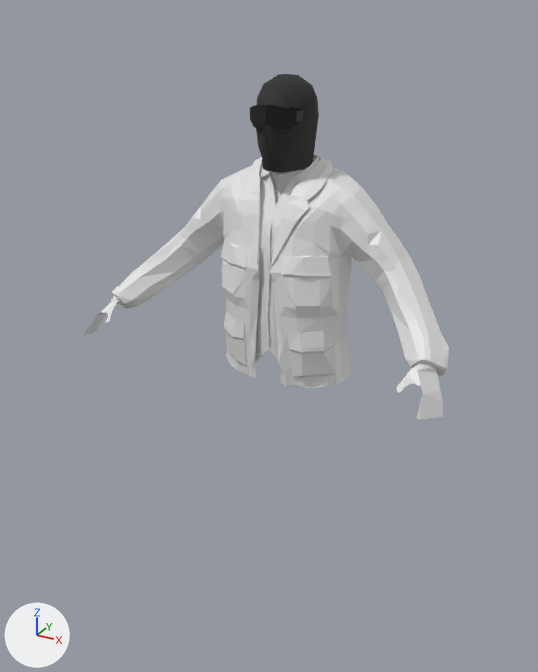
The Blender file assets/enemy_high_poly.blend, before and after one commit.
Before and after are seen from a 50 mm lens placed at (0.956, -1.886, 1.881), pointed at (-0.03, -0.093, 0.984). Lighting does not change. The marker at lower left points along +X, +Y and +Z. The picture after the commit comes second.

Objects in the first picture: 'Head', 'Sphere', 'char1'.
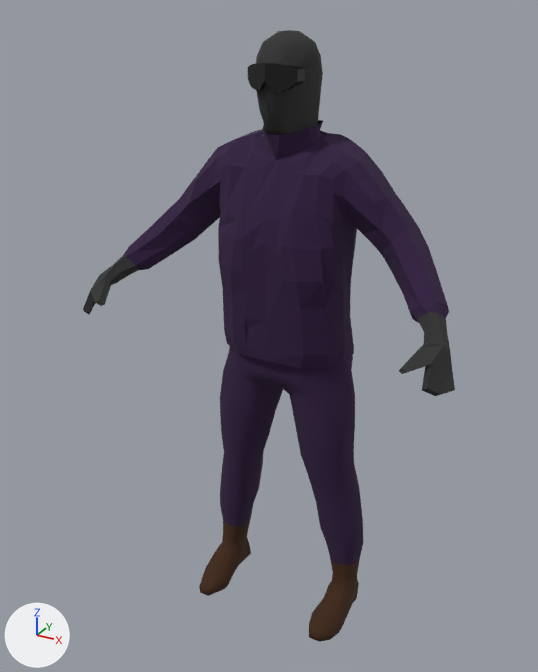
Commit message: added new enemy model

Changed parts and their boxes (x1, y1, x2, y2) in the pictures (538 x 672 px):
'torso', added (dark purple): after (124, 120, 449, 368)
'char1', deleted: before (84, 155, 449, 420)
'legs', shown (dark purple): after (220, 346, 363, 565)
'Sphere', moved, turned, rescaled: before (256, 74, 319, 172); after (256, 30, 323, 135)
'boots', added (brown): after (199, 518, 359, 642)
'hands', added: after (83, 255, 455, 396)
'Head', moved, rescaled (7% wider, 7% taller): before (250, 105, 304, 131); after (247, 63, 305, 91)
part 1 of me_char1_002, reshaped: after (220, 346, 363, 565)
part 2 of me_char1_002, recoloured (dark purple): after (220, 349, 363, 551)

Edits to the bpy script that builds the scene:
```text
Change me_char1_002:
    used by ob_legs; location = (0.0, 0.0, 0.0); rotation_euler = (1.571, 0.0, 0.0), in degrees (90, 0, 0); scale = (0.1, 0.1, 0.1)
    remove me_char1_002.from_pydata(...)  # 1030 vertices, 1158 faces; spans x -2.52..2.52, y -0.24..9.95, z -1.05..2.2
    add me_char1_002.from_pydata(...)  # 129 vertices, 129 faces; spans x 0.0..2.42, y 1.69..9.95, z -1.15..1.35
    me_char1_002 part 1
    191 vertices are removed from x -2.46..2.46, y 0.64..9.95, z -1.05..1.35
    258 faces are deleted
    7 vertices in x 0.25..1.14, y 7.93..9.65, z -1.02..-0.48 move by (0.0, 0.0, -0.11)
    6 vertices in x 1.1..2.05, y 4.02..4.26, z -0.61..0.86 move by (0.0, -0.08, 0.0)
    5 vertices in x 1.64..1.87, y 7.85..9.0, z -0.15..0.99 move by (0.05, 0.0, 0.0)
    5 vertices in x 0.52..1.63, y 7.2..7.69, z -0.57..-0.31 move by (0.0, 0.0, -0.18)
    3 vertices in x 1.02..2.27, y 4.02..4.26, z 0.05..0.74 move by (0.0, -0.07, 0.0)
    3 vertices in x 1.18..1.88, y 4.96..5.96, z -0.42..-0.33 move by (0.0, 0.0, -0.08)
    28 vertices move from x 0.0..2.4, y 2.38..9.74, z -0.95..1.35 to x 0.26..2.42, y 2.37..9.92, z -0.94..1.18
    28 vertices are added at x 0.0..2.35, y 1.69..9.95, z -1.15..1.35
    47 new faces join them
    me_char1_002 part 2: 82 faces spanning x 0.0..2.42, y 2.37..9.74, z -1.13..1.29 switch from no material to mat_material (dark purple #301841)
    other edits to the shape of me_char1_002 do not show in these pictures
Remove ob_char1:
    ob_char1 = bpy.data.objects.new('char1', me_char1)
Change ob_legs:
    ob_legs.location: (0.0, 0.0, 0.0) -> (0.0, 0.002, 0.026)
    remove ob_legs.hide_set(True)
    ob_legs.scale: (0.1, 0.1, 0.1) -> (0.112, 0.0975, 0.107)
    add _m = ob_legs.modifiers.new('Mirror', 'MIRROR')
Change ob_sphere:
    ob_sphere.location: (0.0, -0.072, 1.627) -> (0.0, -0.065, 1.727)
    ob_sphere.rotation_euler: (0.0, 0.0, 0.0) -> (0.0689, 0.0, 0.0)  # degrees (0, 0, 0) -> degrees (3.9, 0, 0)
    ob_sphere.scale: (1.0, 1.0, 1.0) -> (1.05, 1.05, 1.05)
Change ob_head:
    ob_head.location: (0.0, -0.139, 1.627) -> (0.0, -0.144, 1.727)
    ob_head.scale: (1.0, 1.0, 1.0) -> (1.05, 1.05, 1.05)
Add ob_hands:
    ob_hands = bpy.data.objects.new('hands', me_char1_003)  # 44 vertices, 39 faces; spans x 4.25..5.54, y 9.57..11.16, z 1.41..3.25; in mat_mask (dark grey #323232); modifiers MIRROR
    ob_hands.location = (0.0, 0.002, 0.026)
    ob_hands.rotation_euler = (1.571, 0.0, 0.0)  # degrees (90, 0, 0)
    ob_hands.scale = (0.105, 0.105, 0.105)
Add ob_boots:
    ob_boots = bpy.data.objects.new('boots', me_char1_001)  # 69 vertices, 64 faces; spans x 1.45..2.4, y -0.23..1.75, z -0.47..2.18; in mat_leather (brown #3d1e02); modifiers MIRROR
    ob_boots.location = (0.0, 0.002, 0.026)
    ob_boots.rotation_euler = (1.571, 0.0, 0.0)  # degrees (90, 0, 0)
    ob_boots.scale = (0.112, 0.0975, 0.107)
Add ob_torso:
    ob_torso = bpy.data.objects.new('torso', me_char1_1)  # 191 vertices, 169 faces; spans x 0.0..4.87, y 8.59..15.09, z -1.3..1.83; in mat_material (dark purple #301841); modifiers MIRROR
    ob_torso.location = (0.0, 0.002, 0.026)
    ob_torso.rotation_euler = (1.571, 0.0, 0.0)  # degrees (90, 0, 0)
    ob_torso.scale = (0.105, 0.105, 0.105)
```
